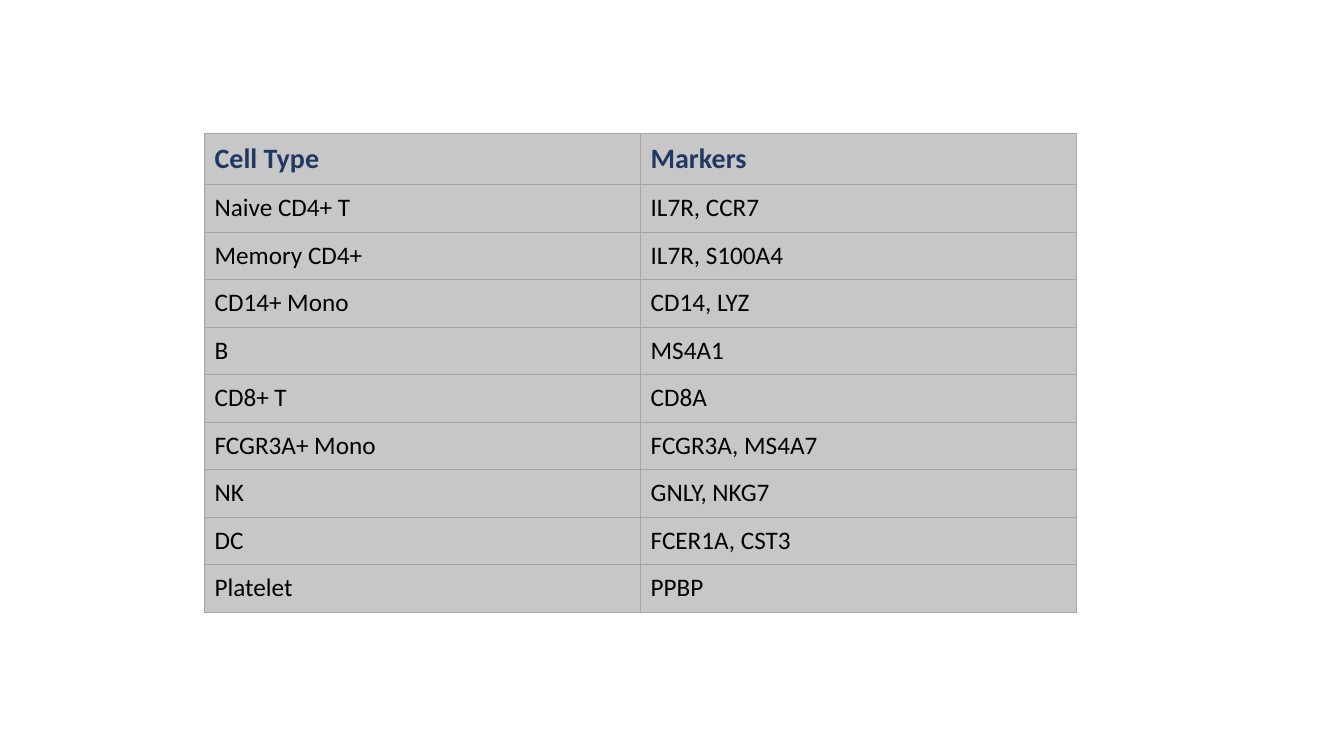
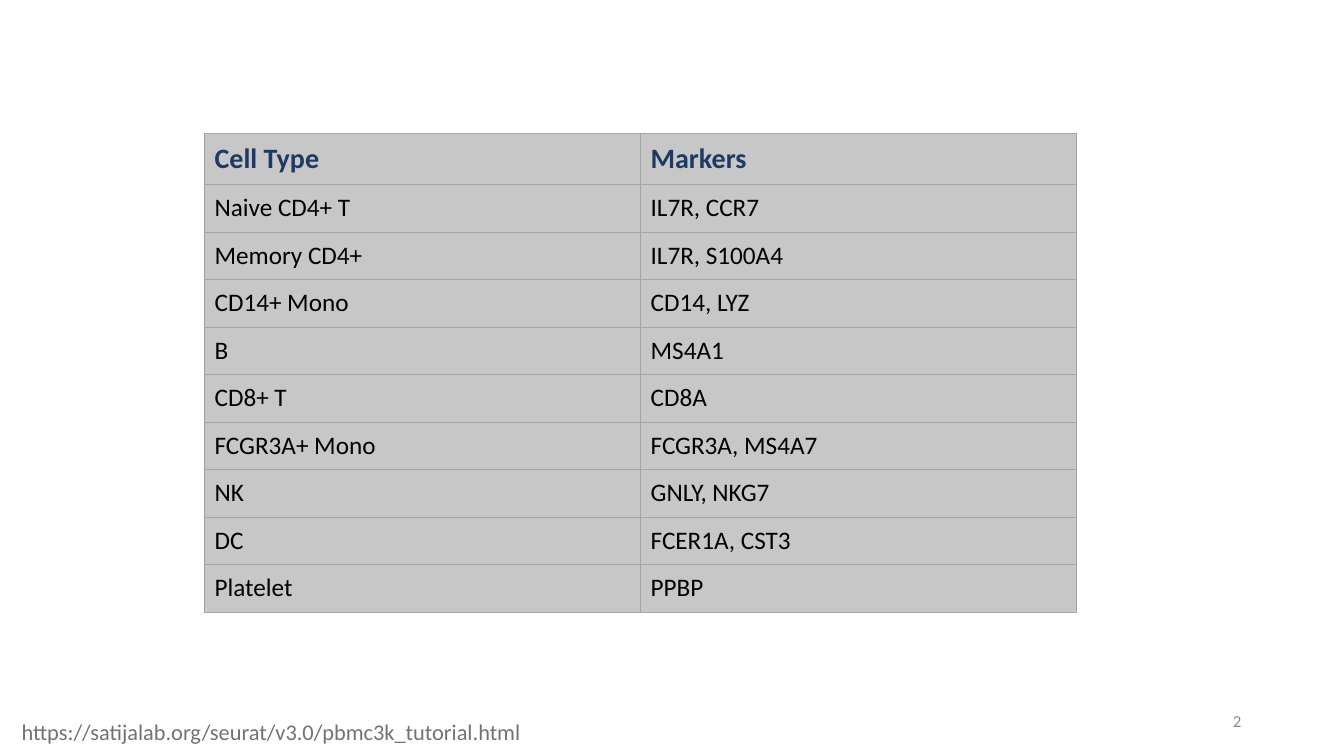
Before and after one commit to datascience-mobi/group-01-project-4-1, a slide deck: slide 2 of K-means clustering.pptx (slide 3 before the commit). Drawn at 1344x756 pixels with LibreOffice and Linux fonts; fonts in the diff are those of the drawing. Boxes give left, top, right and bottom in pixels: in the first picture for what was removed or moved away, otherwise in the second. Text is boxed around its words. In the diff, an @@ line names an element or a change of style, - is before the commit and + after.

```diff
--- a/K-means clustering.pptx
+++ b/K-means clustering.pptx
@@ page number added at bbox=[1233, 716, 1241, 727], 12 pt, text #8C8C8C @@
+2
@@ text added at bbox=[22, 724, 521, 744], 16 pt, text #767171 @@
+https://satijalab.org/seurat/v3.0/pbmc3k_tutorial.html
```
Also in this commit, not shown: 6 other slides changed, 1 slide added, 2 slides removed.
